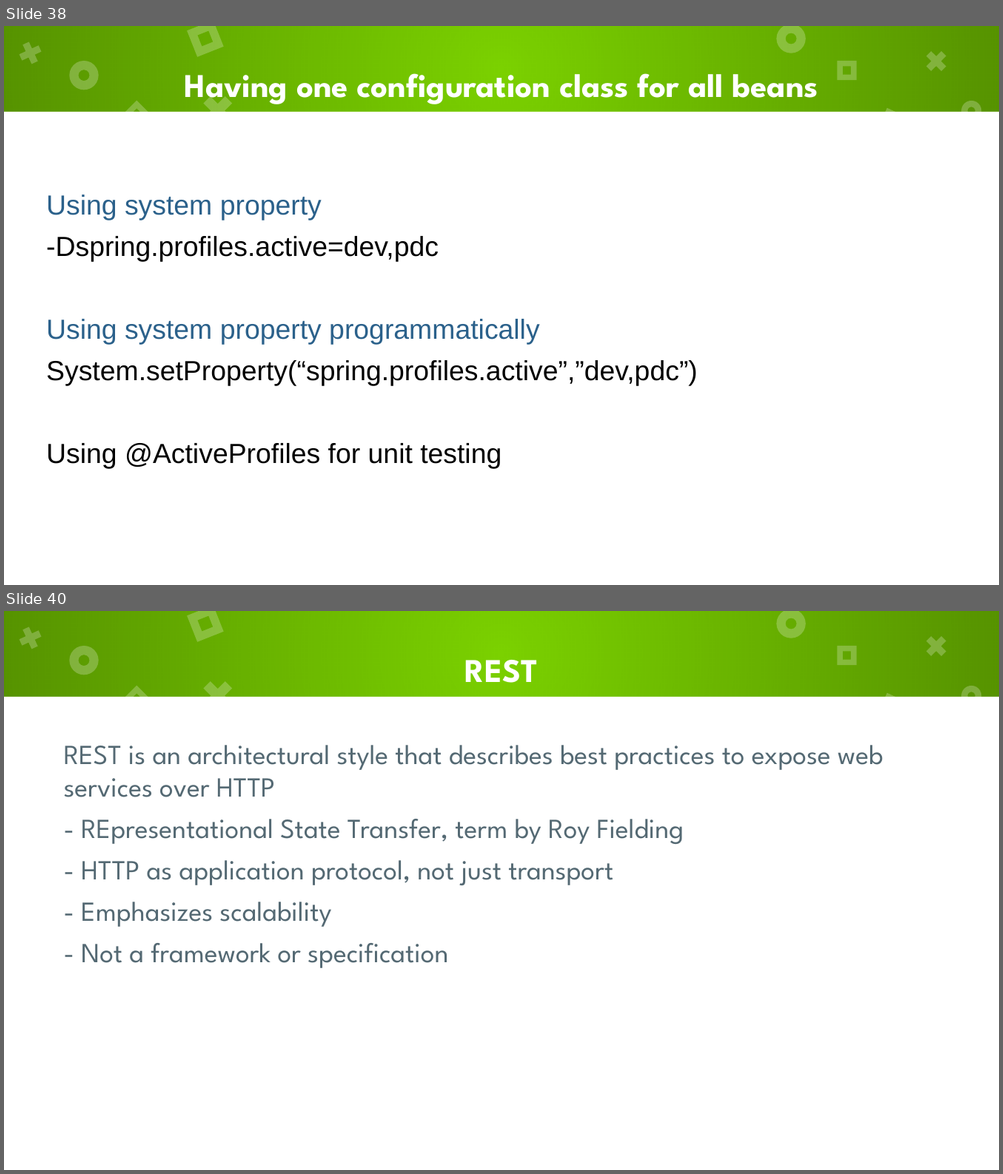
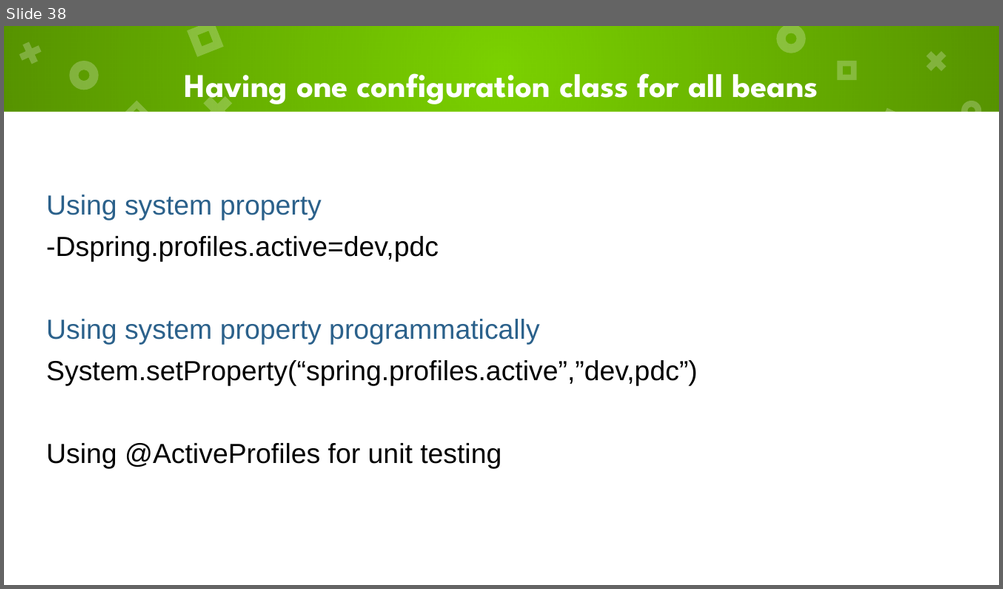
Before and after one commit to digiterati-oct2020/resources, a slide deck: training_materials/01_springcore_intro.pptx. Shown one above the other, each under a label of ours: slides 38 and 40 before the commit, slide 38 after it; the slides between them are not shown. The pictures are 1003x1174 and 1003x589 pixels, drawn with LibreOffice and Linux fonts; fonts in the diff are those of the drawing. Boxes give left, top, right and bottom in pixels: in the first picture for what was removed or moved away, otherwise in the second. Text is boxed around its words. In the diff, an @@ line names an element or a change of style, - is before the commit and + after.

```diff
--- a/training_materials/01_springcore_intro.pptx
+++ b/training_materials/01_springcore_intro.pptx
@@ slide 40 removed at (4,611,999,1170), background #7BD100; not listed: 14 template elements that a slide beside it also shows @@
@@ title removed at (465,660,538,683) @@
-REST
@@ text removed at (64,745,883,968) @@
-  REST is an architectural style that describes best practices to expose web services over HTTP
-  - REpresentational State Transfer, term by Roy Fielding
-  - HTTP as application protocol, not just transport
-  - Emphasizes scalability
-  - Not a framework or specification
```
Also in this commit, not shown: 5 other slides removed.
